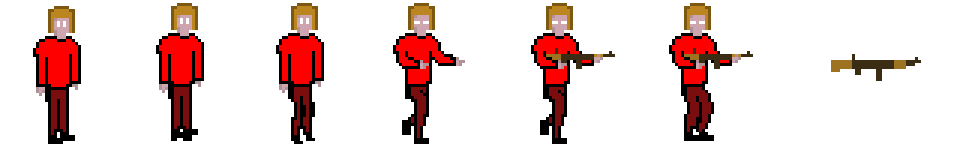
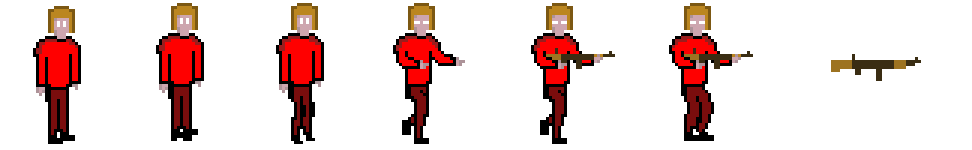
Layer changes from the first 972 x 150 image to the second:
painted on "Layer 8" over [36, 36, 714, 54]
